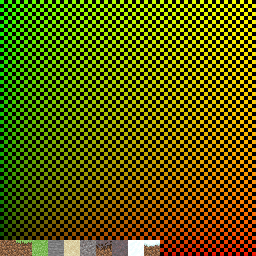
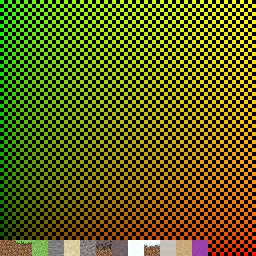
Before/after of a (256, 256) layered artwork. What changed in the layer stack:
painted on "blocks" over box(160, 240, 208, 256)
